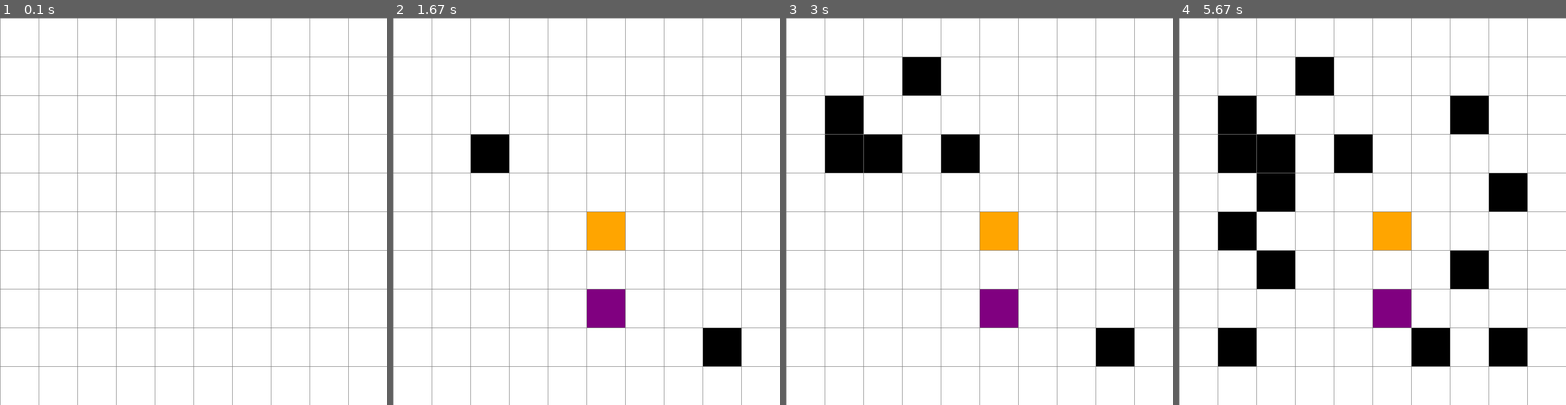
Above: before the commit, frames 1-4 (left to right).
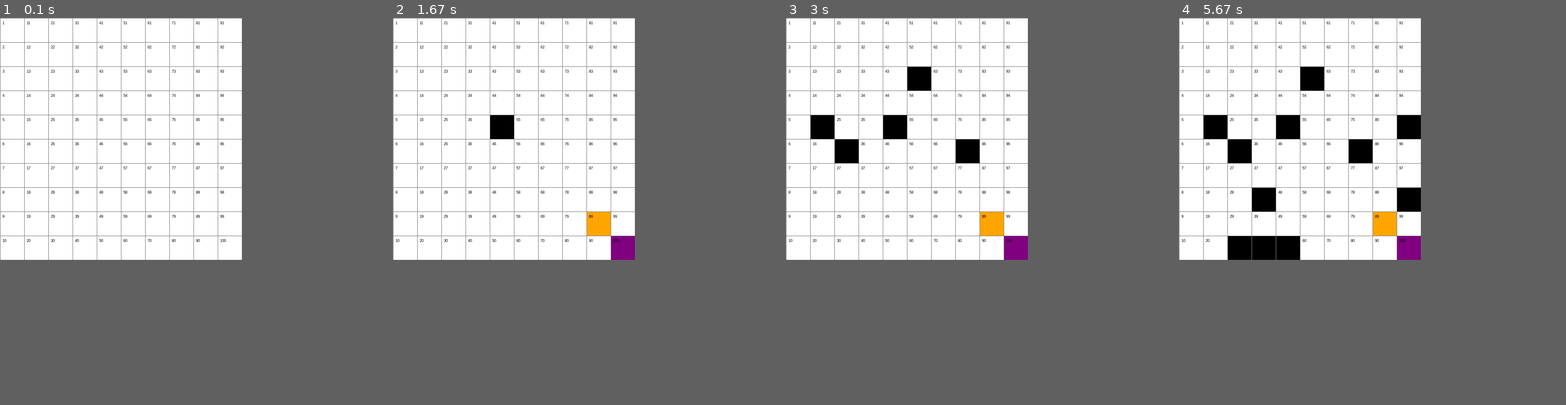
Above: after the commit, the same moments.

Repository: Danifoxuwu/Inteligencia-Artificial
Game: pygame game, started from Proyectos/Proyecto Final 1 Busqued/Aasterisco.py
The game is run twice, just before and just after one commit, with the same random seed, the same clock (stepped at 60 frames per second) and the same inputs.
Inputs (mouse positions are in pixels of both pictures, inside the frame that each line leads up to):
- Up to frame 1 (0.1 s): no input
- Up to frame 2 (1.67 s): click (586, 211) at 0.38 s; click (625, 296) at 0.72 s; click (729, 346) at 1.05 s; click (493, 134) at 1.38 s
- Up to frame 3 (3 s): click (967, 145) at 1.72 s; click (917, 83) at 2.05 s; click (832, 126) at 2.38 s; click (855, 161) at 2.72 s
- Up to frame 4 (5.67 s): click (1457, 118) at 3.05 s; click (1260, 188) at 3.38 s; click (1476, 254) at 3.72 s; click (1252, 234) at 4.05 s; click (1507, 207) at 4.38 s; click (1442, 339) at 4.72 s; click (1237, 346) at 5.05 s; click (1275, 277) at 5.38 s
In our replay, the window is 800x800 before the commit and 500x500 after it. These sizes can differ from the game's own. Grey fills any space a smaller window leaves; there, only what the larger window draws over its background counts as a difference.

The runs differ from the first frame. In frame 1, 3.9% of the frame differs, in the area x 0-100%, y 0-100%; in frame 2, 7.8%; in frame 3, 10%; in frame 4, 19%.

Commit message:
Funcion para dibujar el numero de la casilla
Se agrego una funcion para poner el numero de casilla correspondiente a cada recuadro de python

Diff:
--- a/Proyectos/Proyecto Final 1 Busqued/Aasterisco.py
+++ b/Proyectos/Proyecto Final 1 Busqued/Aasterisco.py
@@ -3,9 +3,12 @@
 
 #Importamos la libreria de pygame
 import pygame
+#Importamos la libreria de fuentes
+pygame.font.init()
 
 # Configuraciones iniciales
-ANCHO_VENTANA = 800
+# Cambio del tamaño de ventana de 800x800 a 500x500
+ANCHO_VENTANA = 500
 VENTANA = pygame.display.set_mode((ANCHO_VENTANA, ANCHO_VENTANA))
 pygame.display.set_caption("Visualización de Nodos")
 
@@ -27,6 +30,8 @@
         self.color = BLANCO
         self.ancho = ancho
         self.total_filas = total_filas
+        #Fuente usada y tamaño de la fuente para las coordenadas dentro de los cuadros dibujados
+        self.fuente =pygame.font.SysFont("Arial", 8)
 
     def get_pos(self):
         return self.fila, self.col
@@ -54,6 +59,14 @@
 
     def dibujar(self, ventana):
         pygame.draw.rect(ventana, self.color, (self.x, self.y, self.ancho, self.ancho))
+        #Llamado a la funcion para dibujar los numeros en cada casilla
+        self.dibujar_numero(ventana)
+
+    #Funcion para dibujar el numero dentro de las casillas
+    def dibujar_numero(self, ventana):
+        numero = self.fila * self.total_filas + self.col + 1
+        texto = self.fuente.render(str(numero), True, NEGRO)
+        ventana.blit(texto, (self.x + 5, self.y + 5))
 
 def crear_grid(filas, ancho):
     grid = []
Not shown, changed: Proyectos/Proyecto Final 1 Busqued/Documentacion.md
